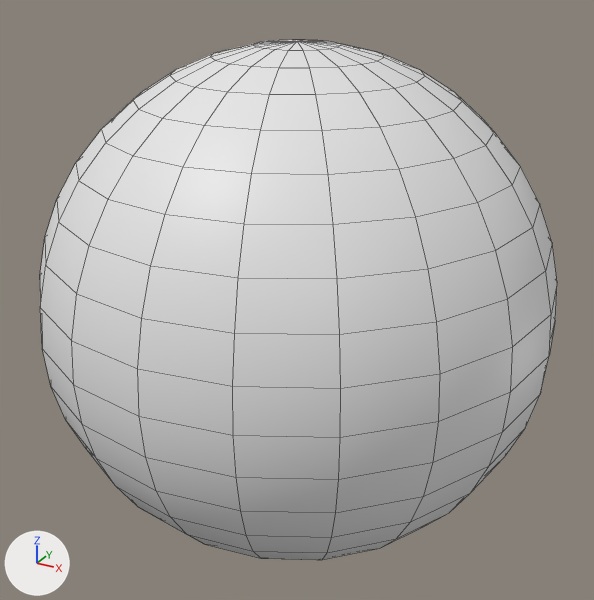
One commit to the FBX model Famun/Assets/FBX/A.fbx: the scene before it, then after it.
Camera for both pictures: a 50 mm lens placed at (0.01461, -0.0266, 0.01331), pointed at (-0.00002, 0.0, 0.00001). The axes (+X, +Y, +Z) are drawn at lower left. The lights are the same throughout. The first picture is the older version. Mesh edges are drawn as thin lines. Where no turn or scale is listed for an object, it has been applied to the vertices.
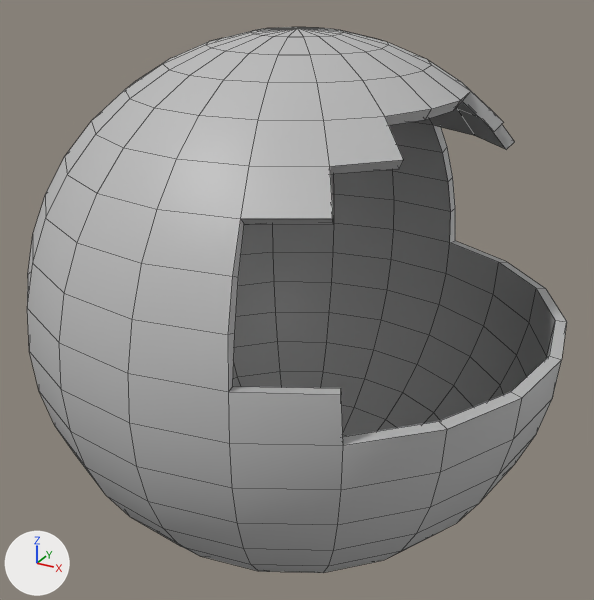
The change in detail:
Material 'Maya_Blinn1' (mat_maya_blinn1) is new.
Its base color is (0.5, 0.5, 0.5) (grey #bcbcbc).
me_mesh is used by ob_psphere1; location (0.0, 0.0, 0.0).
me_mesh had 382 vertices, 400 faces and spanned x -0.01..0.01, y -0.01..0.01, z -0.01..0.01.
me_mesh now has 712 vertices, 750 faces and spans x -0.0104..0.0104, y -0.0104..0.0104, z -0.0104..0.0104.
me_mesh part 1: 8 vertices moved from x 0.0056..0.0099, y -0.0031..0.0077, z 0.0016..0.0031 to x 0.003..0.0104, y -0.0032..0.0095, z -0.0016..0.0032; 18 vertices removed from x 0.0052..0.0089, y -0.0077..0.008, z 0.0016..0.0071; 348 vertices added at x -0.0104..0.0099, y -0.0104..0.0104, z -0.0104..0.0104.
me_mesh part 2: 366 faces spanning x -0.01..0.0104, y -0.01..0.01, z -0.01..0.01 switch from mat_openpbr_shader1 (white #e7e7e7) to mat_maya_blinn1 (grey #bcbcbc).

Boxes (x1, y1, x2, y2) around the edits, measured in the pictures (594 x 600 px):
'pSphere1', reshaped
    before: (40, 40, 557, 560)
    after: (27, 27, 567, 573)
part 1 of me_mesh, built on
    before: (233, 102, 552, 437)
    after: (27, 27, 552, 573)
part 2 of me_mesh, recoloured
    before: (40, 40, 557, 560)
    after: (233, 102, 567, 438)
